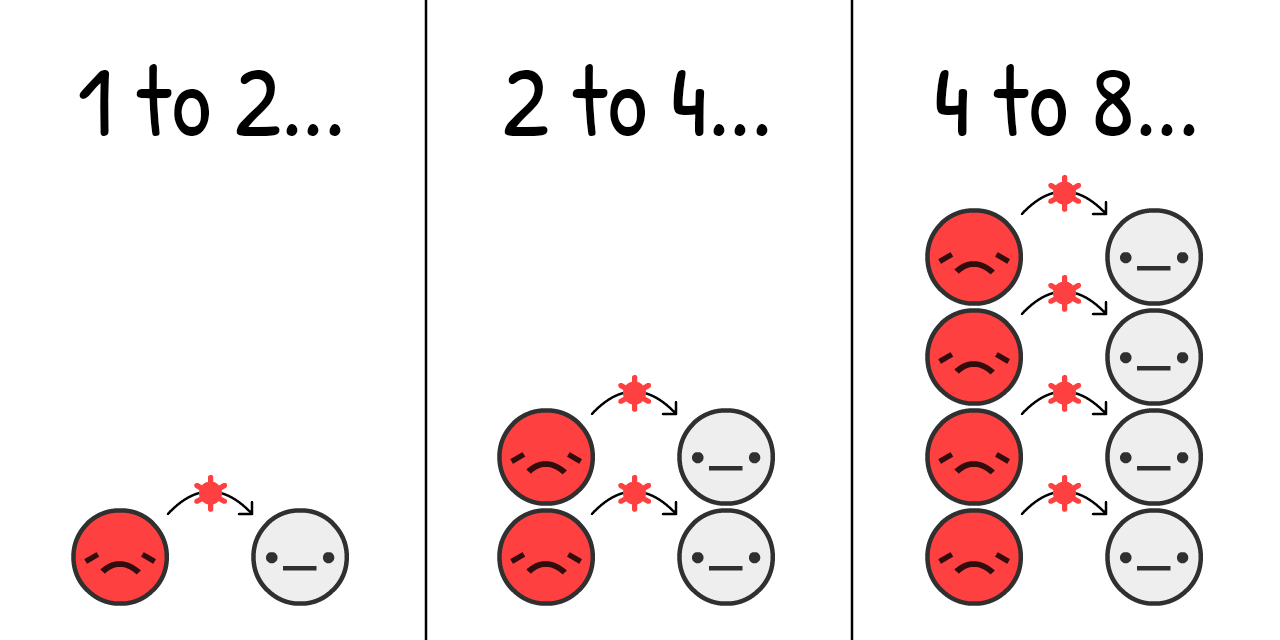
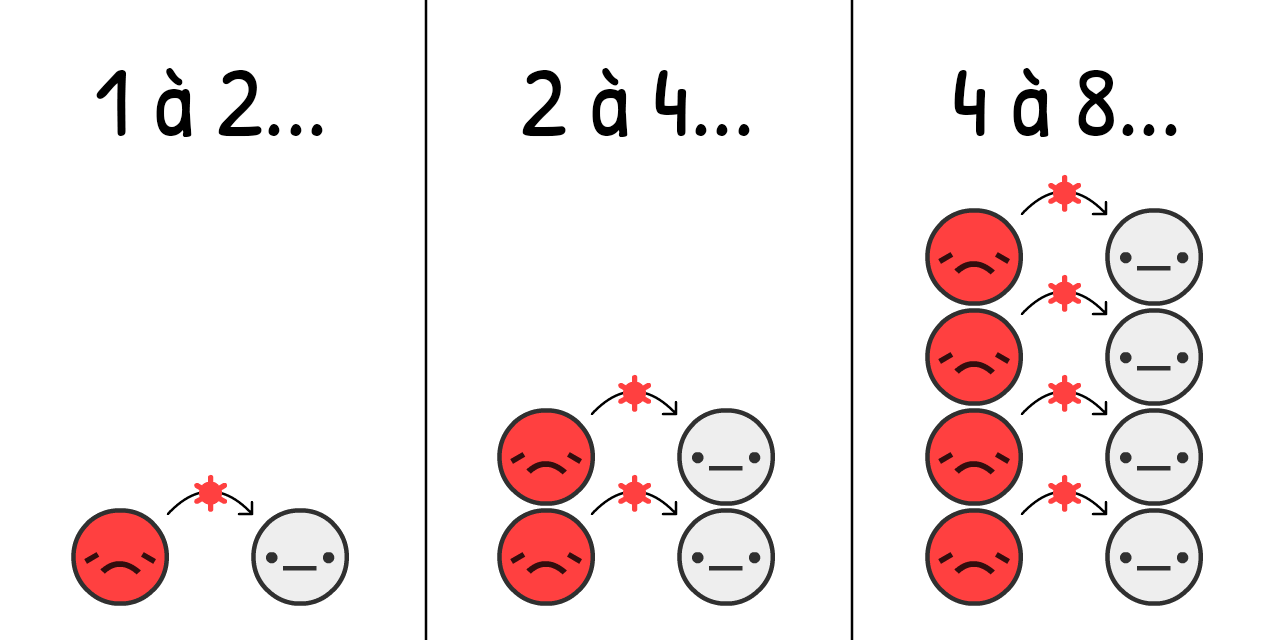
Layered file, before and after one edit (w=1280, h=640). Changes by layer:
renamed "1 to 2..." to "1 à 2...", painted on it over box(79, 64, 341, 137)
renamed "2 to 4..." to "2 à 4...", painted on it over box(504, 64, 768, 137)
renamed "4 to 8..." to "4 à 8...", painted on it over box(936, 64, 1195, 137)
